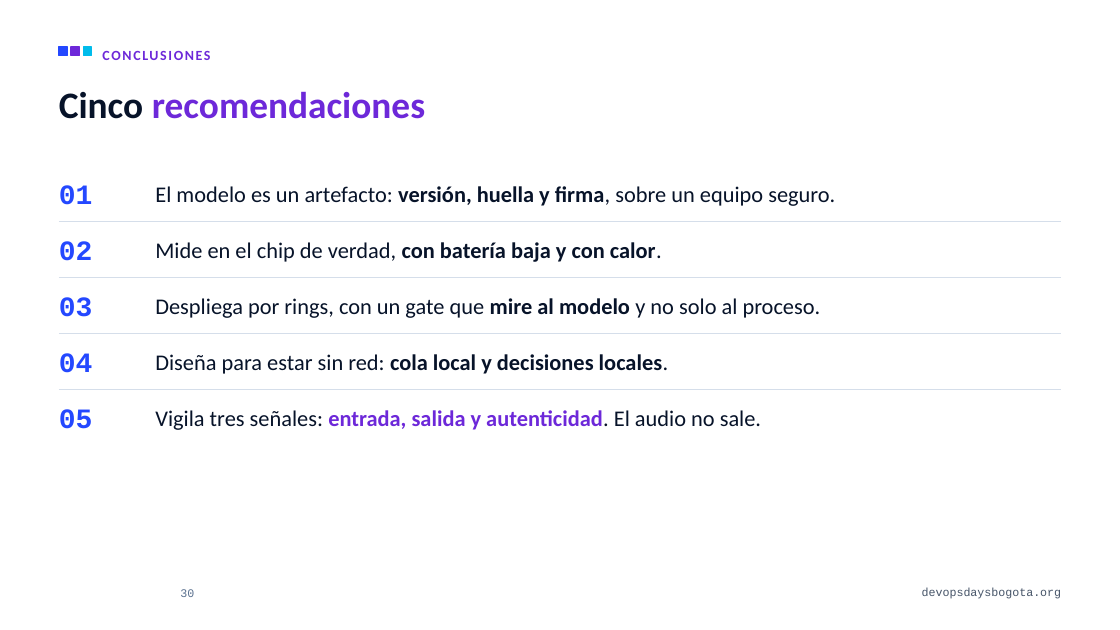
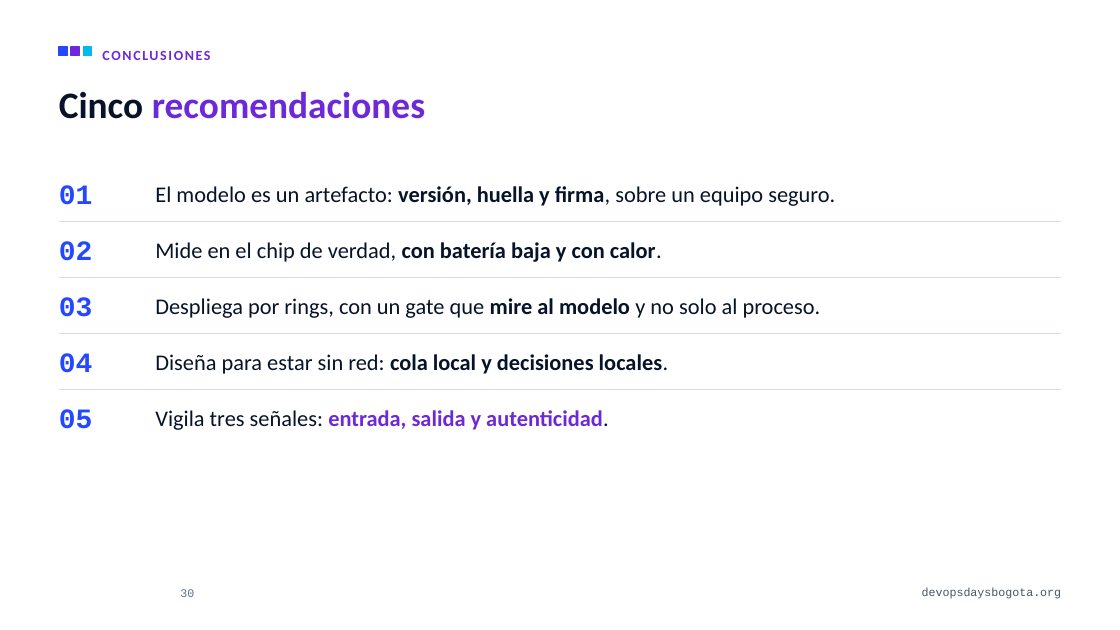
Before and after one commit to alejandro945/mlops-a-ciegas, a slide deck: slide 30 of talk/MLOps-a-ciegas-DevOpsDays-Bogota-2026.pptx. Drawn at 1120x630 pixels with LibreOffice and Linux fonts; fonts in the diff are those of the drawing; background and template pictures are left out. Boxes give left, top, right and bottom in pixels: in the first picture for what was removed or moved away, otherwise in the second. Text is boxed around its words. In the diff, an @@ line names an element or a change of style, - is before the commit and + after.

```diff
--- a/talk/MLOps-a-ciegas-DevOpsDays-Bogota-2026.pptx
+++ b/talk/MLOps-a-ciegas-DevOpsDays-Bogota-2026.pptx
@@ text at [155,410,609,430]: text changed; text colour #071329 to #6D28D9; bold on @@
-Vigila tres señales: entrada, salida y autenticidad. El audio no sale.
+Vigila tres señales: entrada, salida y autenticidad.
```
Also in this commit, not shown: 3 other files.
